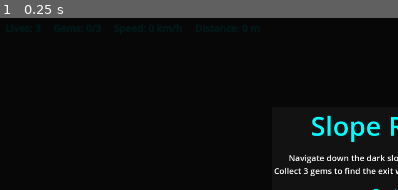
Above: before the commit, frame 1.
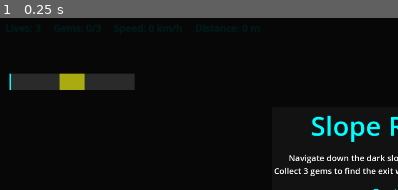
Above: after the commit, the same moment.

Repository: Fenicio/web-slope
Game: Godot game, scene res://UI.tscn
Two runs of this game, one before a commit and one after it. Both use one fixed random seed, a clock stepped at 60 frames per second and the inputs below. This scene is started directly instead of the project's main scene.
Inputs:
- Up to frame 1 (0.25 s): no input
The pictures show only the part of the screen within x 0-50%, y 0-50%; the shares and areas given below are measured in that part.

The runs differ from the first frame. In frame 1, 3.0% of the frame differs, in the area x 2-34%, y 31-42%.
Error before the commit: Parse Error: Too few arguments for "_on_speed_changed()" call. Expected at least 2 but received 1. (res://UI.gd:63)
Error after the commit: Invalid access to property or key 'gems_changed' on a base object of type 'null instance'. (res://UI.gd:48)

Commit message:
small fixes

Diff:
--- a/godot/GameManager.gd
+++ b/godot/GameManager.gd
@@ -26,9 +26,9 @@
 const GEM_COLLISION_RADIUS = 2.0
 
 # Skiing mechanics constants
-const SPEED_BOOST_DURATION = 0.5  # seconds
-const SPEED_BOOST_AMOUNT = 10.0  # Normal boost amount
-const SPEED_BOOST_PERFECT = 25.0  # Perfect timing boost amount
+const SPEED_BOOST_DURATION = 0.255  # seconds
+const SPEED_BOOST_AMOUNT = 1.0  # Normal boost amount
+const SPEED_BOOST_PERFECT = 5.0  # Perfect timing boost amount
 const SPEED_DECAY_RATE = 0.02
 
 # Signals
--- a/godot/GemManager.gd
+++ b/godot/GemManager.gd
@@ -3,7 +3,7 @@
 const SLOPE_WIDTH = 30.0
 const GEM_SPAWN_DISTANCE = 150.0  # Distance between gems
 const GEM_SPAWN_AHEAD = 500.0  # How far ahead to spawn gems
-const GEM_CLEANUP_DISTANCE = 100.0  # Remove gems this far behind player
+const GEM_CLEANUP_DISTANCE = 50.0  # Remove gems this far behind player
 
 var gems = []
 var game_manager: Node
--- a/godot/Main.tscn
+++ b/godot/Main.tscn
@@ -11,21 +11,20 @@
 [ext_resource type="PackedScene" uid="uid://bqy7w3x8kv3co" path="res://UI.tscn" id="8"]
 [ext_resource type="Script" uid="uid://cnv8w5x7h5pqm" path="res://MonsterManager.gd" id="9"]
 
-[sub_resource type="Sky" id="Sky_1"]
-sky_material = SubResource("ProceduralSkyMaterial_1")
-
 [sub_resource type="ProceduralSkyMaterial" id="ProceduralSkyMaterial_1"]
 sky_top_color = Color(0.02, 0.04, 0.15, 1)
 sky_horizon_color = Color(0.15, 0.2, 0.35, 1)
 ground_bottom_color = Color(0.01, 0.01, 0.05, 1)
 ground_horizon_color = Color(0.1, 0.12, 0.2, 1)
 
+[sub_resource type="Sky" id="Sky_1"]
+sky_material = SubResource("ProceduralSkyMaterial_1")
+
 [sub_resource type="Environment" id="Environment_1"]
 background_mode = 2
 sky = SubResource("Sky_1")
 ambient_light_source = 3
 ambient_light_color = Color(0.8, 0.85, 1, 1)
-ambient_light_sky_contribution = 1.0
 ambient_light_energy = 0.4
 tonemap_mode = 2
 fog_enabled = true
@@ -40,7 +39,6 @@
 [sub_resource type="StandardMaterial3D" id="StandardMaterial3D_Ground"]
 albedo_color = Color(0.9, 0.95, 1, 1)
 roughness = 0.8
-metallic = 0.0
 
 [sub_resource type="CylinderMesh" id="CylinderMesh_1"]
 top_radius = 0.8
@@ -50,6 +48,23 @@
 albedo_color = Color(1, 0, 0, 1)
 emission_enabled = true
 emission = Color(0.2, 0, 0, 1)
+
+[sub_resource type="ParticleProcessMaterial" id="ParticleProcessMaterial_wkp8b"]
+lifetime_randomness = 0.25
+emission_shape = 3
+emission_box_extents = Vector3(20, 20, 1)
+spread = 80.556
+initial_velocity_max = 1.0
+gravity = Vector3(0, -7.8, 150)
+hue_variation_min = -2.2351742e-08
+hue_variation_max = -2.2351742e-08
+
+[sub_resource type="StandardMaterial3D" id="StandardMaterial3D_20pc6"]
+
+[sub_resource type="BoxMesh" id="BoxMesh_5vvyt"]
+material = SubResource("StandardMaterial3D_20pc6")
+
+[sub_resource type="Skin" id="Skin_c6i3y"]
 
 [node name="Main" type="Node3D"]
 
@@ -83,10 +98,10 @@
 script = ExtResource("2")
 
 [node name="blockbench_export" parent="Player" instance=ExtResource("3_03owx")]
-transform = Transform3D(2, 0, 0, 0, 2, 0, 0, 0, 2, 0, 0, 0)
+transform = Transform3D(2, 0, 0, 0, 2, 0, 0, 0, 2, 0, -1.305179, 0)
 
 [node name="PlayerMesh" type="MeshInstance3D" parent="Player"]
-transform = Transform3D(1, 0, 0, 0, -0.018883383, 0.9998217, 0, -0.9998217, -0.018883383, 0, 0, 0)
+transform = Transform3D(1, 0, 0, 0, -0.018883383, 0.9998217, 0, -0.9998217, -0.018883383, 0, -0.2794906, 0)
 visible = false
 mesh = SubResource("CylinderMesh_1")
 surface_material_override/0 = SubResource("StandardMaterial3D_1")
@@ -102,6 +117,7 @@
 
 [node name="OmniLight3D" type="OmniLight3D" parent="Player"]
 transform = Transform3D(1, 0, 0, 0, 1, 0, 0, 0, 1, 0, 2, 0)
+visible = false
 light_color = Color(1, 0.933, 0.667, 1)
 light_energy = 1.5
 omni_range = 12.0
@@ -122,7 +138,12 @@
 script = ExtResource("6")
 
 [node name="SnowParticles" type="GPUParticles3D" parent="."]
-transform = Transform3D(1, 0, 0, 0, 1, 0, 0, 0, 1, 0, 25, -40)
+transform = Transform3D(10.985897, 0, 0, 0, -1.6847298, 0, 0, 0, 16.155775, 0, 25, -40)
+amount = 50
+trail_lifetime = 20.0
+process_material = SubResource("ParticleProcessMaterial_wkp8b")
+draw_pass_1 = SubResource("BoxMesh_5vvyt")
+draw_skin = SubResource("Skin_c6i3y")
 script = ExtResource("7")
 
 [node name="UI" parent="." instance=ExtResource("8")]
--- a/godot/Player.gd
+++ b/godot/Player.gd
@@ -5,8 +5,8 @@
 # Skiing mechanics constants
 const TILT_SPEED = 0.03
 const MAX_TILT = 0.5
-const SLIDE_ACCELERATION = 0.015
-const LATERAL_DAMPING = 0.98
+const SLIDE_ACCELERATION = 0.02
+const LATERAL_DAMPING = 0.93
 
 # Skiing state
 var player_x = 0.0
--- a/godot/UI.gd
+++ b/godot/UI.gd
@@ -28,6 +28,8 @@
 # Win screen stats
 @onready var win_distance_label = $WinScreen/Panel/VBox/Stats/DistanceValue
 
+var timing_boost_script = load("res://TimingBoost.gd")
+
 # Timing boost UI
 var timing_boost: Node
 
@@ -37,7 +39,7 @@
 	game_manager = get_node("/root/Main/GameManager")
 
 	# Create and add timing boost UI
-	var timing_boost_script = load("res://godot/TimingBoost.gd")
+
 	timing_boost = timing_boost_script.new()
 	timing_boost.name = "TimingBoost"
 	add_child(timing_boost)
@@ -60,7 +62,7 @@
 
 func _update_all_stats():
 	_on_gems_changed(game_manager.gems_collected, game_manager.gems_needed)
-	_on_speed_changed(game_manager.speed)
+	_on_speed_changed(game_manager.speed, false)
 	_on_distance_changed(game_manager.distance)
 
 func _on_gems_changed(collected, needed):
Not shown: 1 places in godot/Main.tscn that only renumber resources
Not shown, added: godot/TimingBoost.gd.uid
